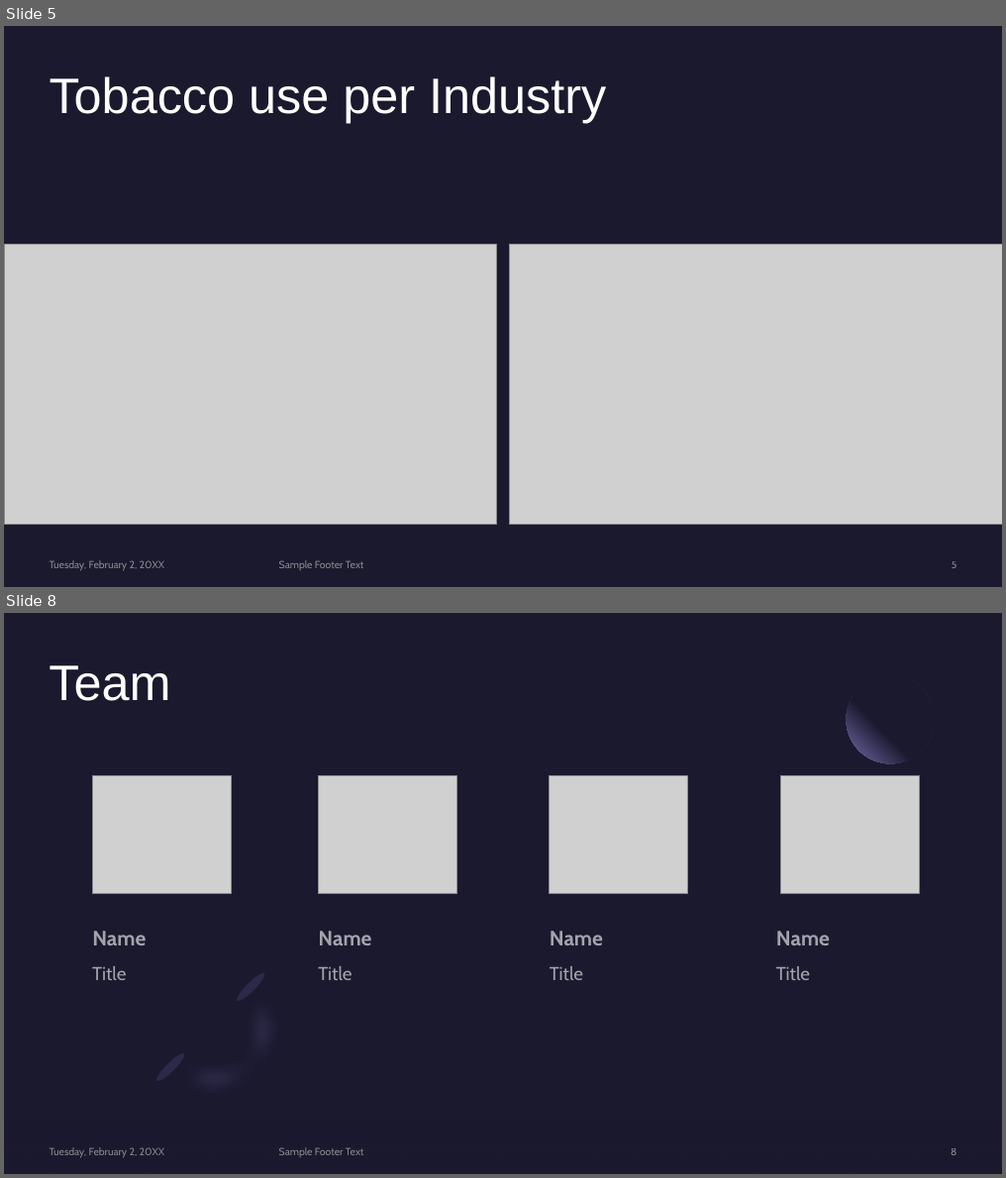
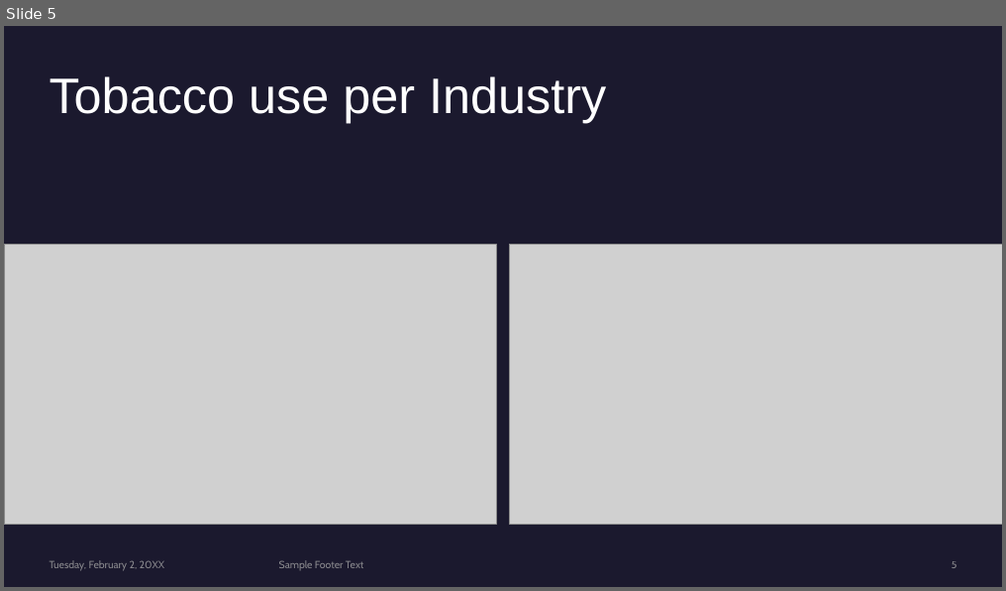
Before and after one commit to AKCase1993/Capstone-NSS-DA7, a slide deck: notebook/Tobacco.pptx. Shown one above the other, each under a label of ours: slides 5 and 8 before the commit, slide 5 after it; the slides between them are not shown. The pictures are 1006x1178 and 1006x591 pixels, drawn with LibreOffice and Linux fonts; fonts in the diff are those of the drawing; grey boxes stand for pictures. Boxes give left, top, right and bottom in pixels: in the first picture for what was removed or moved away, otherwise in the second. Text is boxed around its words. In the diff, an @@ line names an element or a change of style, - is before the commit and + after.

```diff
--- a/notebook/Tobacco.pptx
+++ b/notebook/Tobacco.pptx
@@ slide 8 removed at bbox=[4, 613, 1002, 1174], background #1B192E @@
@@ title removed at bbox=[49, 665, 170, 701] @@
-Team
@@ ellipse removed at bbox=[846, 675, 935, 763] @@
@@ picture removed at bbox=[92, 776, 231, 894] @@
@@ picture removed at bbox=[319, 776, 456, 894] @@
@@ picture removed at bbox=[549, 776, 688, 894] @@
@@ picture removed at bbox=[780, 776, 919, 894] @@
@@ text removed at bbox=[92, 931, 146, 946] @@
-Name
@@ text removed at bbox=[318, 931, 371, 946] @@
-Name
@@ text removed at bbox=[549, 931, 603, 946] @@
-Name
@@ text removed at bbox=[776, 931, 830, 946] @@
-Name
@@ text removed at bbox=[92, 966, 126, 980] @@
-Title
@@ text removed at bbox=[318, 966, 351, 980] @@
-Title
@@ text removed at bbox=[549, 966, 583, 980] @@
-Title
@@ text removed at bbox=[776, 966, 810, 980] @@
-Title
@@ group removed at bbox=[148, 964, 319, 1136]: 2 freeform shapes, 2 ellipses @@
@@ rectangle removed at bbox=[4, 1085, 1002, 1174] @@
@@ text removed at bbox=[50, 1148, 164, 1158] @@
-Tuesday, February 2, 20XX
@@ text removed at bbox=[279, 1148, 364, 1157] @@
-Sample Footer Text
@@ page number removed at bbox=[950, 1149, 956, 1156] @@
-8
```
Also in this commit, not shown: 4 slides changed, 2 slides added, 6 other slides removed, 8 other files.
